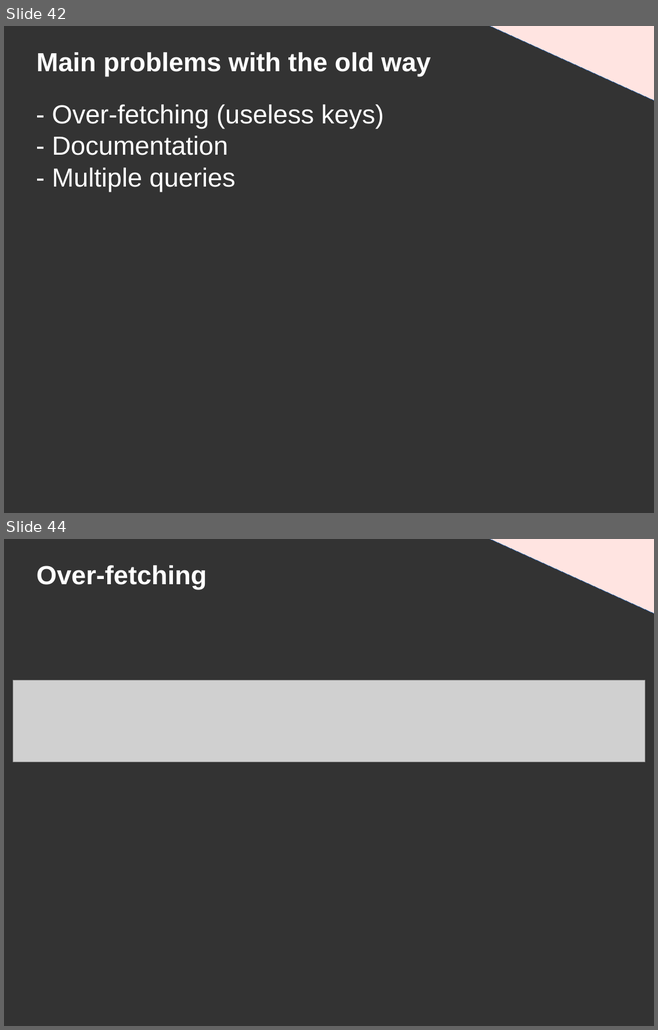
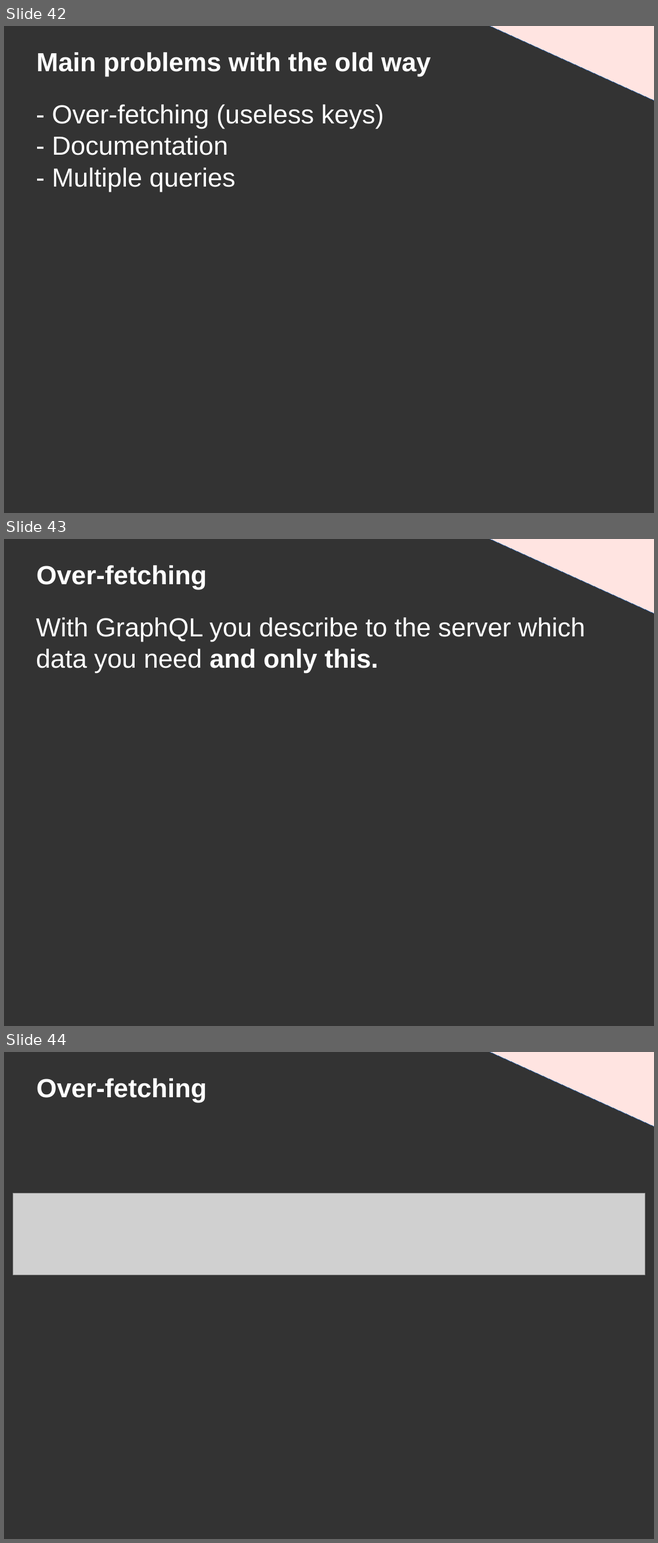
Before and after one commit to DanYellow/presentations, a slide deck: graphql/presentation.odp. Shown one above the other, each under a label of ours: slides 42 and 44 before the commit, slides 42, 43 and 44 after it; the slides between them are not shown. The pictures are 658x1030 and 658x1543 pixels, drawn with LibreOffice and Linux fonts; fonts in the diff are those of the drawing; grey boxes stand for pictures. Boxes give left, top, right and bottom in pixels: in the first picture for what was removed or moved away, otherwise in the second. Text is boxed around its words. In the diff, an @@ line names an element or a change of style, - is before the commit and + after.

```diff
--- a/graphql/presentation.odp
+++ b/graphql/presentation.odp
@@ slide 43 added at <box>4,539,654,1026</box>, background #333333 @@
@@ right triangle added at <box>487,539,654,614</box>, fill #FFE4E1, outline #3465A4 0 pt @@
@@ title added at <box>36,565,206,589</box>, 32 pt, text #FFFFFF, bold @@
+Over-fetching
@@ title added at <box>36,617,585,673</box>, 32 pt, text #FFFFFF @@
+With GraphQL you describe to the server which data you need and only this.
```
Also in this commit, not shown: 5 slides changed, 4 other files.
